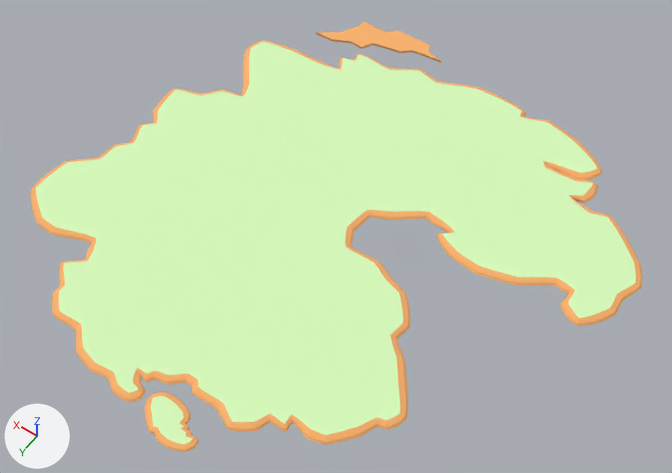
The Blender file imports/LevelA.blend as it was, and as the next commit left it.
Both versions are drawn from a 50 mm lens placed at (-26.8, 33.5, 63.0), pointed at (2.1, -7.0, -0.6). Every picture has the same lights, and +X, +Y and +Z are marked at lower left.

Before the edit, the objects in view are built like this:
```python
me_cube_001 = bpy.data.meshes.new('Cube.001')
me_cube_001.from_pydata(...)  # 34 vertices, 19 faces; spans x 0.379..1.609, y -2.383..-1.887, z 0.0..0.25
me_cube_001.materials.append(mat_dirt)  # orange #ffb66e
me_plane = bpy.data.meshes.new('Plane')
me_plane.from_pydata(...)  # 2020 vertices, 1618 faces; spans x -2.34..2.35, y -2.25..2.09, z -0.14..0.57
# faces by material slot: [1617, 1]
me_plane.materials.append(mat_dirt)  # orange #ffb66e
me_plane.materials.append(mat_grass)  # green #dbffbe
me_plane_001 = bpy.data.meshes.new('Plane.001')
me_plane_001.from_pydata(...)  # 360 vertices, 290 faces; spans x -0.247..0.29, y -0.176..0.164, z -0.279..0.279
# faces by material slot: [289, 1]
me_plane_001.materials.append(mat_dirt)  # orange #ffb66e
me_plane_001.materials.append(mat_grass)  # green #dbffbe
ob_cube = bpy.data.objects.new('Cube', me_cube_001)
ob_cube.location = (2.16, -7.38, 0.0)
ob_cube.scale = (10.4, 10.4, 1.0)
ob_island_001 = bpy.data.objects.new('Island.001', me_plane)
ob_island_001.location = (2.56, -6.21, 0.12)
ob_island_001.scale = (10.4, 10.4, 1.0)
ob_island_003 = bpy.data.objects.new('Island.003', me_plane_001)
ob_island_003.location = (1.38, 14.74, -0.01)
ob_island_003.scale = (10.4, 10.4, 1.0)
```
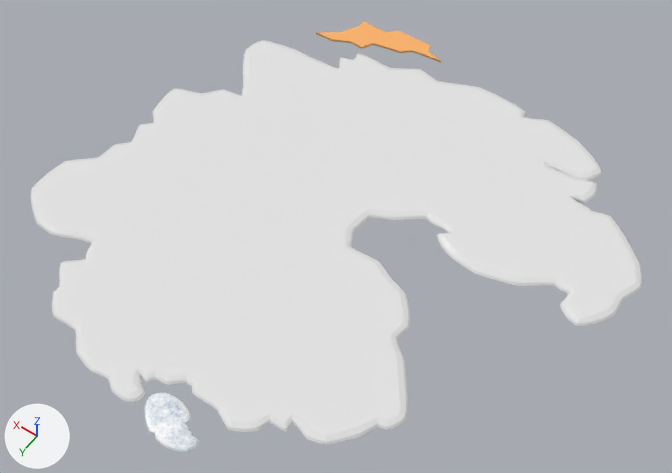
Commit message: feat(level): add trees)

The change, as a list of edits to the scene's bpy script:
```text
Add mat_snow_procedural:
    mat_snow_procedural = bpy.data.materials.new('snow_procedural')
    # nodes: BsdfPrincipled, Bump, Mapping, Mix, OutputMaterial, TexCoord, TexNoise, TexVoronoi, ValToRGB
    # colours: blue #568eb8, white #ffffff
Add mat_snow:
    mat_snow = principled_material('snow')
    mat_snow.base_color = (0.8, 0.8, 0.8)  # white #e7e7e7
    mat_snow.roughness = 0.136
Change me_plane:
    where me_plane.from_pydata(...)  # 2020 vertices, 1618 faces; spans x -2.34..2.35, y -2.25..2.09, z -0.14..0.57
    used by ob_island_001; location = (2.56, -6.21, 0.12); scale = (10.4, 10.4, 1.0)
    me_plane part 1: all 1617 faces that had it switch from mat_dirt (orange #ffb66e) to mat_snow (white #e7e7e7)
    me_plane part 2: all 1 face that had it switch from mat_grass (green #dbffbe) to mat_snow (white #e7e7e7)
Change me_plane_001:
    where me_plane_001.from_pydata(...)  # 360 vertices, 290 faces; spans x -0.247..0.29, y -0.176..0.164, z -0.279..0.279
    used by ob_island_003; location = (1.38, 14.74, -0.01); scale = (10.4, 10.4, 1.0)
    me_plane_001 part 3: all 289 faces that had it switch from mat_dirt (orange #ffb66e) to mat_snow_procedural
    me_plane_001 part 4: all 1 face that had it switch from mat_grass (green #dbffbe) to mat_snow_procedural
```

Boxes [x1, y1, x2, y2] around the edits, measured in the pictures (672 x 473 px):
part 1 of me_plane, recoloured (orange to white)
    both: [30, 40, 642, 445]
part 2 of me_plane, recoloured (green to white)
    both: [36, 42, 636, 435]
part 3 of me_plane_001, recoloured (orange to white)
    both: [144, 392, 199, 452]
part 4 of me_plane_001, recoloured (green to white)
    both: [151, 396, 193, 444]
